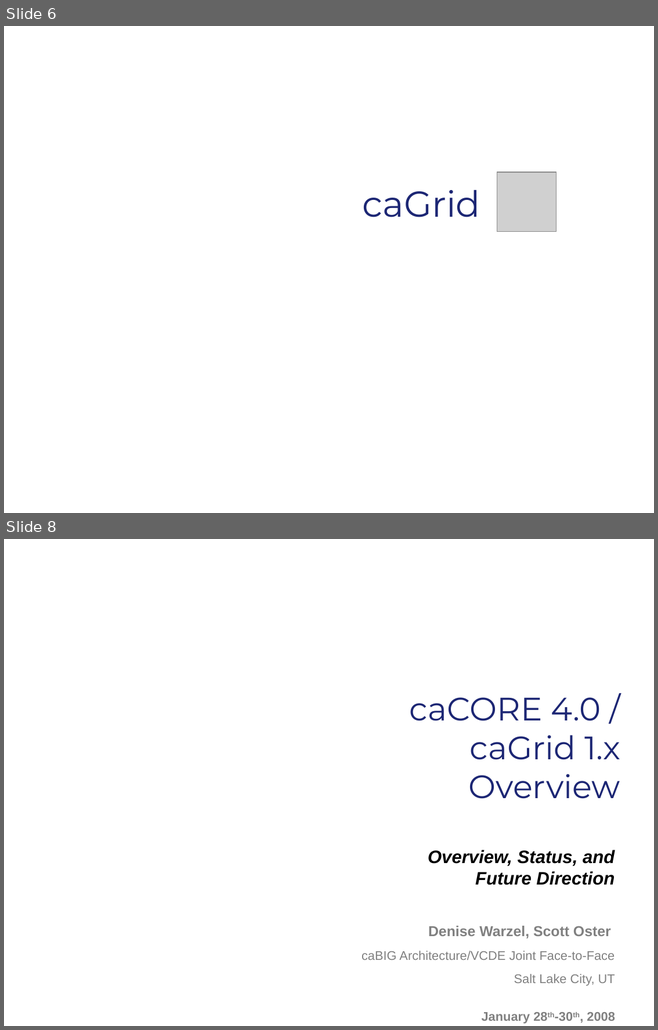
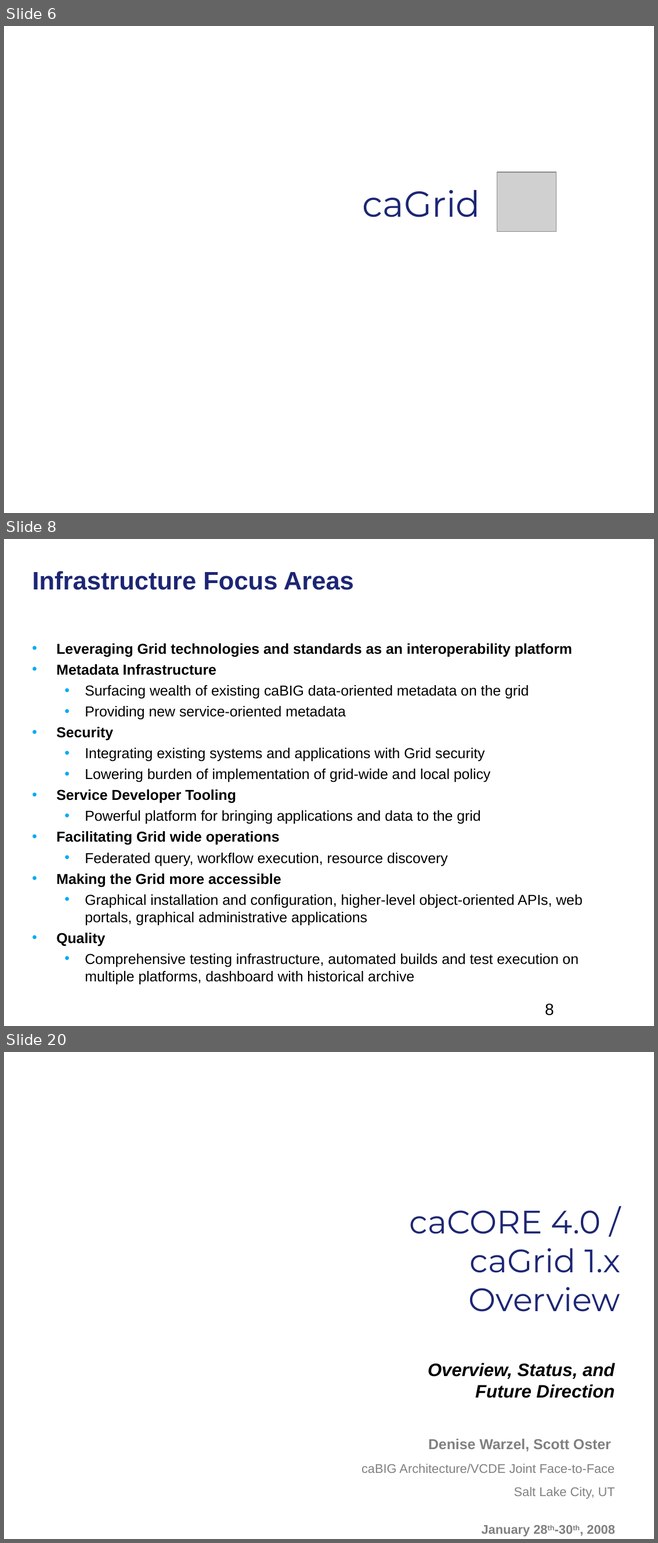
Before and after one commit to NCIP/cagrid-docs, a slide deck: presentations/200801_VCDE_ARCH/20080128_30_XCWS_F2F_Day2_caCORE_caGrid.ppt. Shown one above the other, each under a label of ours: slides 6 and 8 before the commit, slides 6, 8 and 20 after it; the slides between them are not shown. The pictures are 658x1030 and 658x1543 pixels, drawn with LibreOffice and Linux fonts; fonts in the diff are those of the drawing; grey boxes stand for pictures; background and template pictures are left out. Boxes give left, top, right and bottom in pixels: in the first picture for what was removed or moved away, otherwise in the second. Text is boxed around its words. In the diff, an @@ line names an element or a change of style, - is before the commit and + after.

```diff
--- a/presentations/200801_VCDE_ARCH/20080128_30_XCWS_F2F_Day2_caCORE_caGrid.ppt
+++ b/presentations/200801_VCDE_ARCH/20080128_30_XCWS_F2F_Day2_caCORE_caGrid.ppt
@@ slide 8 added at <box>4,539,654,1026</box>, background picture (left out) @@
@@ title added at <box>32,571,354,590</box>, 28 pt, text #1C2674, bold @@
+Infrastructure Focus Areas
@@ text added at <box>56,643,582,984</box>, 16 pt, text #000000 @@
+• Leveraging Grid technologies and standards as an interoperability platform
+• Metadata Infrastructure
+  • Surfacing wealth of existing caBIG data-oriented metadata on the grid
+  • Providing new service-oriented metadata
+• Security
+  • Integrating existing systems and applications with Grid security
+  • Lowering burden of implementation of grid-wide and local policy
+• Service Developer Tooling
+  • Powerful platform for bringing applications and data to the grid
+• Facilitating Grid wide operations
+  • Federated query, workflow execution, resource discovery
+• Making the Grid more accessible
+  • Graphical installation and configuration, higher-level object-oriented APIs, web portals, graphical administrative applications
+• Quality
+  • Comprehensive testing infrastructure, automated builds and test execution on multiple platforms, dashboard with historical archive
@@ page number added at <box>545,1004,554,1016</box>, 18 pt, text #000000 @@
+8
@@ what was slide 8 is now slide 20 @@
```
Also in this commit, not shown: 1 slide changed, 15 other slides added, 1 slide removed.
